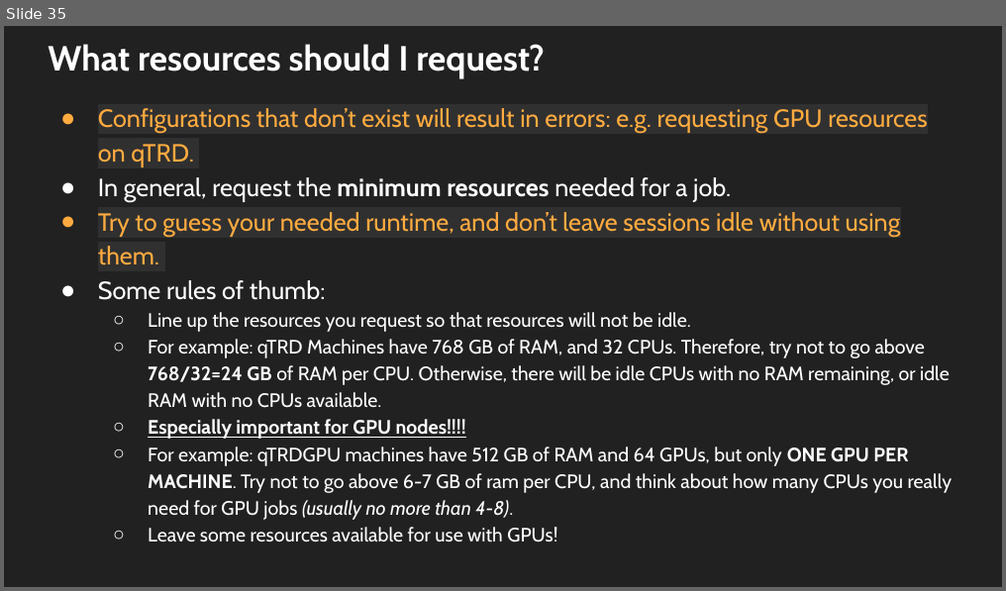
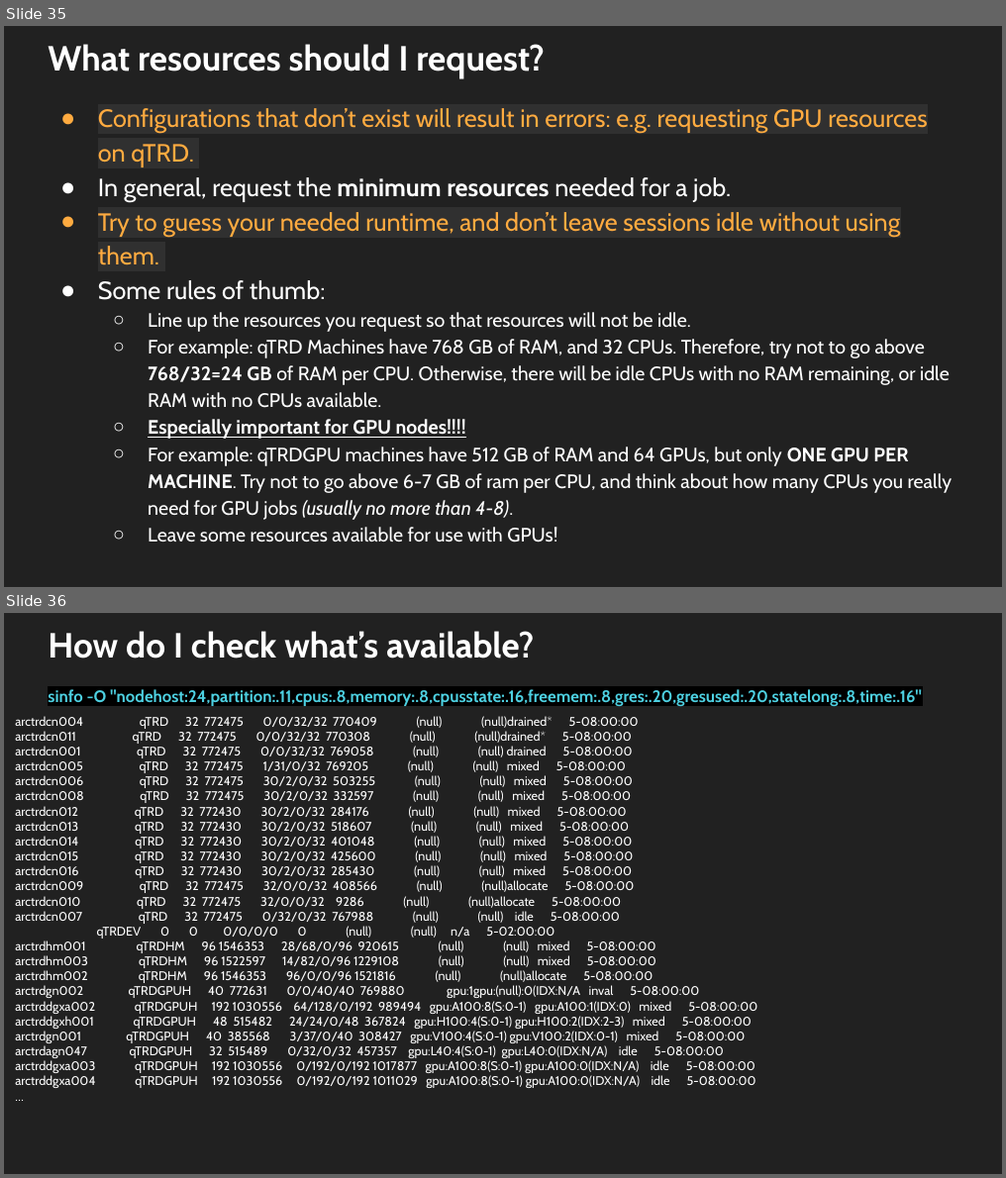
Before and after one commit to trendscenter/ClusterWorkshop, a slide deck: Cluster_Introduction.pptx. Shown one above the other, each under a label of ours: slide 35 before the commit, slides 35 and 36 after it. The pictures are 1006x591 and 1006x1178 pixels, drawn with LibreOffice and Linux fonts; fonts in the diff are those of the drawing. Boxes give left, top, right and bottom in pixels: in the first picture for what was removed or moved away, otherwise in the second. Text is boxed around its words. In the diff, an @@ line names an element or a change of style, - is before the commit and + after.

```diff
--- a/Cluster_Introduction.pptx
+++ b/Cluster_Introduction.pptx
@@ slide 36 added at (x1=4, y1=613, x2=1002, y2=1174), background #212121 @@
@@ title added at (x1=48, y1=631, x2=534, y2=659), 25.2 pt, text #FFFFFF, bold @@
+How do I check what’s available?
@@ text added at (x1=48, y1=689, x2=922, y2=1014), 12 pt, text #4DD0E1, bold @@
+sinfo -O "nodehost:24,partition:.11,cpus:.8,memory:.8,cpusstate:.16,freemem:.8,gres:.20,gresused:.20,statelong:.8,time:.16"
@@ text added at (x1=15, y1=716, x2=757, y2=1088), 9 pt, text #FFFFFF @@
+arctrdcn004 qTRD 32 772475 0/0/32/32 770409 (null) (null)drained* 5-08:00:00
+arctrdcn011 qTRD 32 772475 0/0/32/32 770308 (null) (null)drained* 5-08:00:00
+arctrdcn001 qTRD 32 772475 0/0/32/32 769058 (null) (null) drained 5-08:00:00
+arctrdcn005 qTRD 32 772475 1/31/0/32 769205 (null) (null) mixed 5-08:00:00
+arctrdcn006 qTRD 32 772475 30/2/0/32 503255 (null) (null) mixed 5-08:00:00
+arctrdcn008 qTRD 32 772475 30/2/0/32 332597 (null) (null) mixed 5-08:00:00
+arctrdcn012 qTRD 32 772430 30/2/0/32 284176 (null) (null) mixed 5-08:00:00
+arctrdcn013 qTRD 32 772430 30/2/0/32 518607 (null) (null) mixed 5-08:00:00
+arctrdcn014 qTRD 32 772430 30/2/0/32 401048 (null) (null) mixed 5-08:00:00
+arctrdcn015 qTRD 32 772430 30/2/0/32 425600 (null) (null) mixed 5-08:00:00
+arctrdcn016 qTRD 32 772430 30/2/0/32 285430 (null) (null) mixed 5-08:00:00
+arctrdcn009 qTRD 32 772475 32/0/0/32 408566 (null) (null)allocate 5-08:00:00
+arctrdcn010 qTRD 32 772475 32/0/0/32 9286 (null) (null)allocate 5-08:00:00
+arctrdcn007 qTRD 32 772475 0/32/0/32 767988 (null) (null) idle 5-08:00:00
+qTRDEV 0 0 0/0/0/0 0 (null) (null) n/a 5-02:00:00
+arctrdhm001 qTRDHM 96 1546353 28/68/0/96 920615 (null) (null) mixed 5-08:00:00
+arctrdhm003 qTRDHM 96 1522597 14/82/0/96 1229108 (null) (null) mixed 5-08:00:00
+arctrdhm002 qTRDHM 96 1546353 96/0/0/96 1521816 (null) (null)allocate 5-08:00:00
+arctrdgn002 qTRDGPUH 40 772631 0/0/40/40 769880 gpu:1gpu:(null):0(IDX:N/A inval 5-08:00:00
+arctrddgxa002 qTRDGPUH 192 1030556 64/128/0/192 989494 gpu:A100:8(S:0-1) gpu:A100:1(IDX:0) mixed 5-08:00:00
+arctrddgxh001 qTRDGPUH 48 515482 24/24/0/48 367824 gpu:H100:4(S:0-1) gpu:H100:2(IDX:2-3) mixed 5-08:00:00
+arctrdgn001 qTRDGPUH 40 385568 3/37/0/40 308427 gpu:V100:4(S:0-1) gpu:V100:2(IDX:0-1) mixed 5-08:00:00
+arctrdagn047 qTRDGPUH 32 515489 0/32/0/32 457357 gpu:L40:4(S:0-1) gpu:L40:0(IDX:N/A) idle 5-08:00:00
+arctrddgxa003 qTRDGPUH 192 1030556 0/192/0/192 1017877 gpu:A100:8(S:0-1) gpu:A100:0(IDX:N/A) idle 5-08:00:00
+arctrddgxa004 qTRDGPUH 192 1030556 0/192/0/192 1011029 gpu:A100:8(S:0-1) gpu:A100:0(IDX:N/A) idle 5-08:00:00
+…
```
Also in this commit, not shown: 2 slides changed, 1 other slide added, 1 slide removed, 1 other file.
